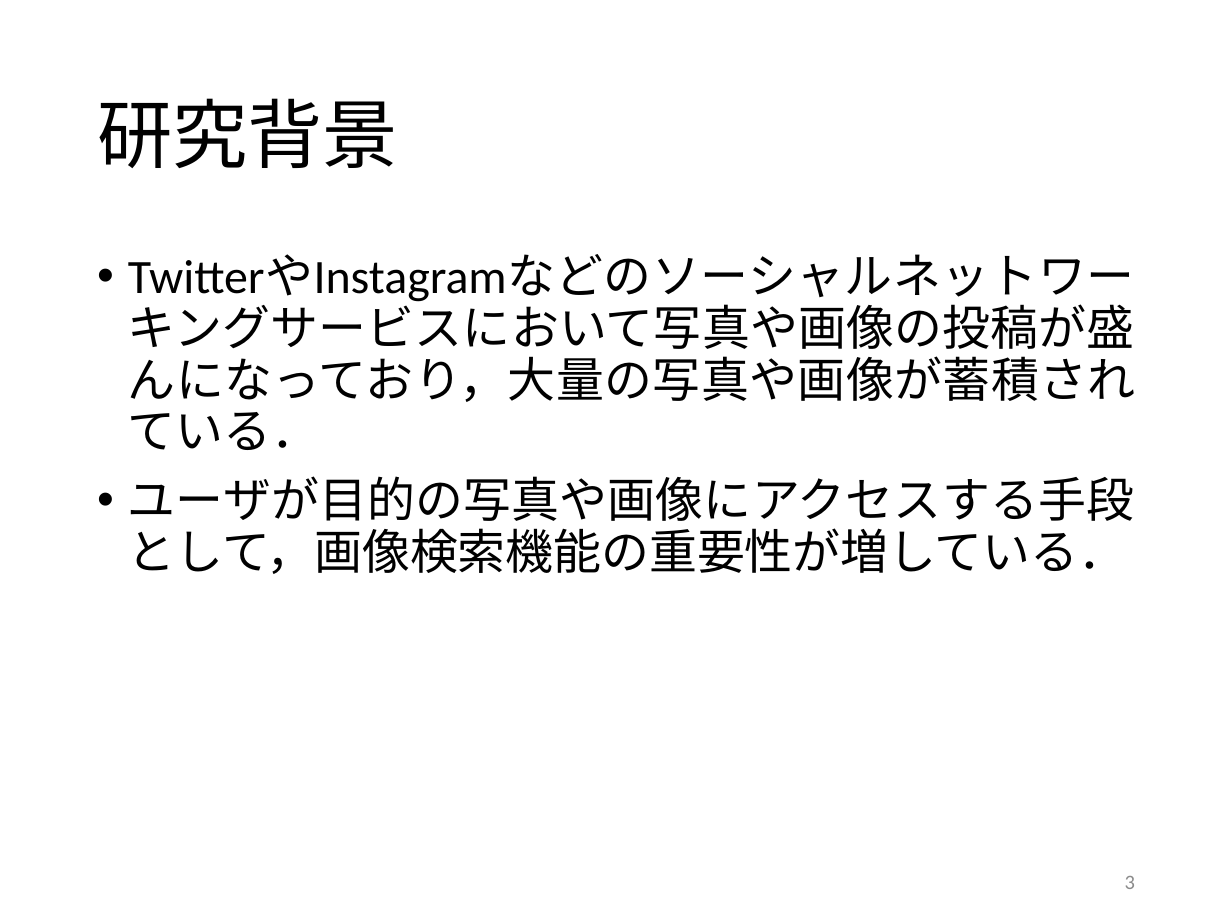
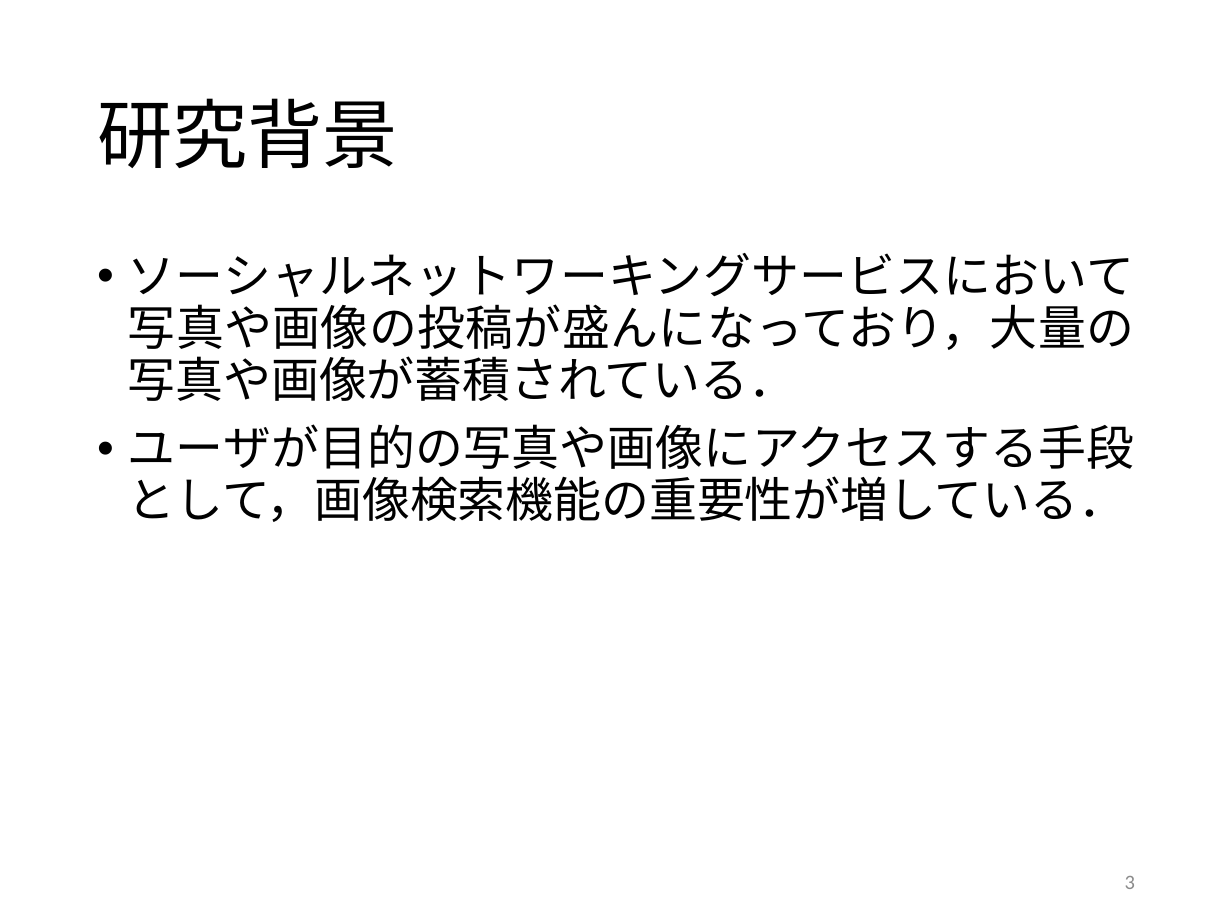
Before and after one commit to kait-takanolab/1821005-yoshioka-thesis, a slide deck: slide 3 of ゼミ発表資料/1821005_1129.pptx. Drawn at 1232x924 pixels with LibreOffice and Linux fonts; fonts in the diff are those of the drawing. Boxes give left, top, right and bottom in pixels: in the first picture for what was removed or moved away, otherwise in the second. Text is boxed around its words. In the diff, an @@ line names an element or a change of style, - is before the commit and + after.

```diff
--- a/ゼミ発表資料/1821005_1129.pptx
+++ b/ゼミ発表資料/1821005_1129.pptx
@@ text at <box>128,253,1134,401</box>: text changed @@
-• TwitterやInstagramなどのソーシャルネットワーキングサービスにおいて写真や画像の投稿が盛んになっており，大量の写真や画像が蓄積されている．
+• ソーシャルネットワーキングサービスにおいて写真や画像の投稿が盛んになっており，大量の写真や画像が蓄積されている．
```
Also in this commit, not shown: 1 other slide changed, 1 slide added.
